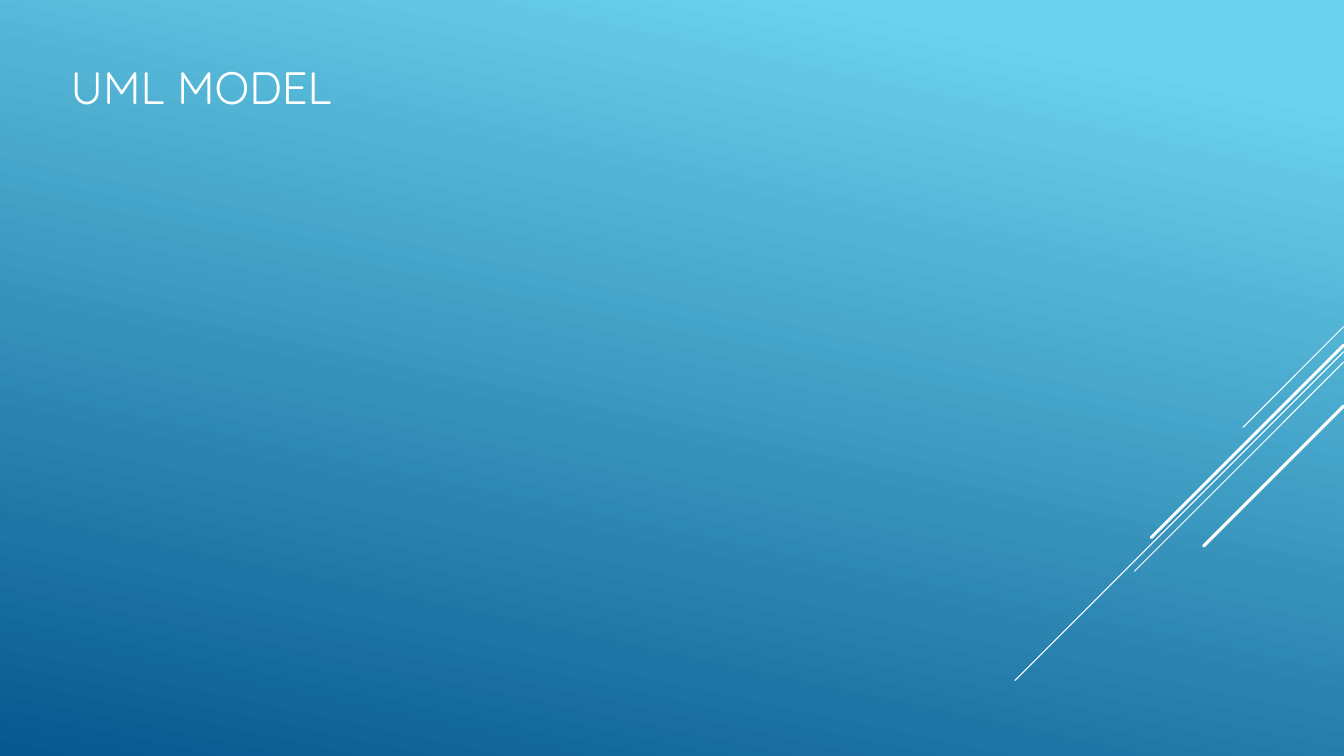
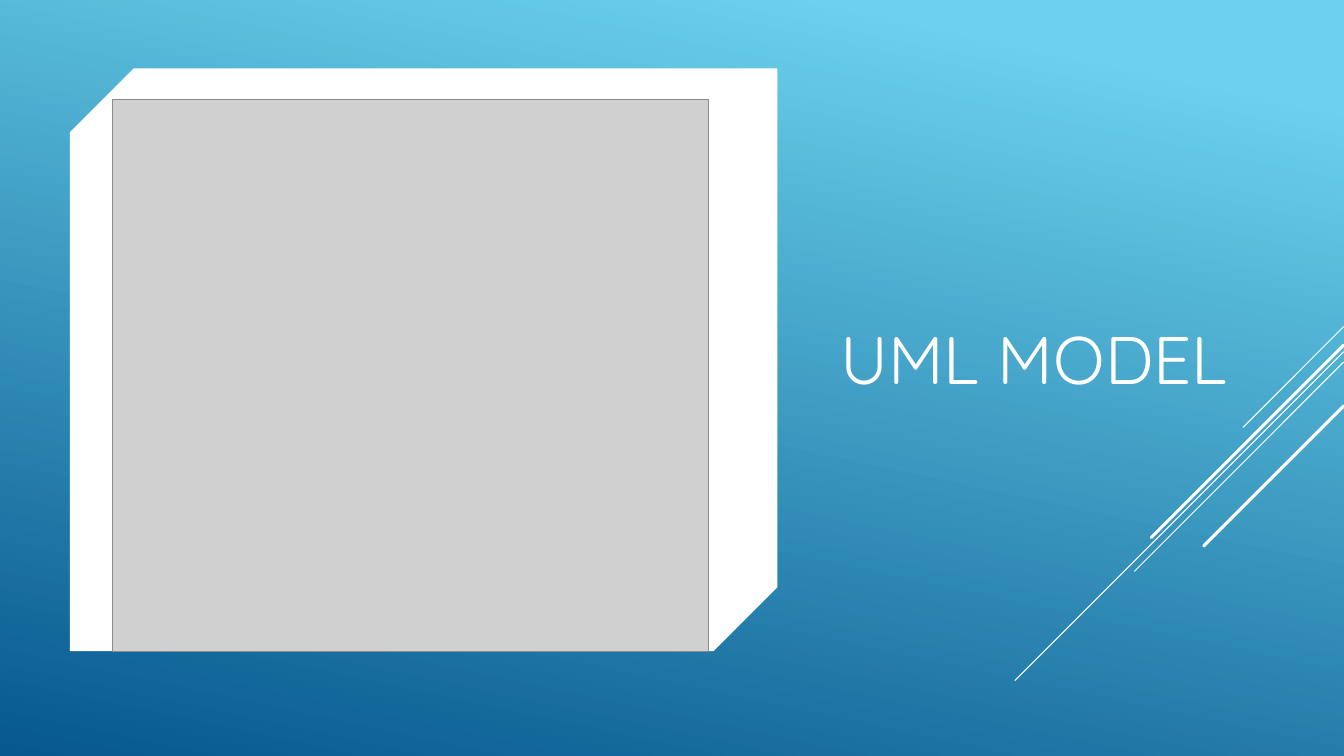
Before and after one commit to Mattiaman/EsseFunziona, a slide deck: slide 3 of EsseFunziona/description/EsseFunziona.pptx. Drawn at 1344x756 pixels with LibreOffice and Linux fonts; fonts in the diff are those of the drawing; grey boxes stand for pictures. Boxes give left, top, right and bottom in pixels: in the first picture for what was removed or moved away, otherwise in the second. Text is boxed around its words. In the diff, an @@ line names an element or a change of style, - is before the commit and + after.

```diff
--- a/EsseFunziona/description/EsseFunziona.pptx
+++ b/EsseFunziona/description/EsseFunziona.pptx
@@ background gradient #6ED2EB to #06588E to #FFFFFF @@
@@ rectangle added at [0,0,1344,756], fill gradient #6ED2EB to #06588E @@
@@ line added from (1344, 10) to (674, 681), #000000 1 pt @@
@@ line added from (1344, 25) to (798, 572), #000000 1 pt @@
@@ line added from (1344, 4) to (809, 538), #000000 2.5 pt @@
@@ line added from (1327, 1) to (907, 421), #000000 1 pt @@
@@ snip diag rect added at [70,69,777,651], fill #FFFFFF @@
@@ title "UML MODEL": place and size @@
-title "UML MODEL" at [71,72,332,105]
+title "UML MODEL" at [840,336,1227,385]
@@ title "UML MODEL" at [840,336,1227,385]: size 32.4 to 48 pt; vertical alignment middle to bottom @@
@@ line added from (1344, 68) to (865, 546), #000000 2.5 pt @@
@@ picture added at [113,100,709,651] @@
@@ line (1344, 352) - (1015, 681): stroke #FFFFFF 0.75 pt to #000000 0.75 pt @@
@@ line added from (1344, 352) to (1015, 681), #FFFFFF 0.75 pt @@
@@ line (1344, 345) - (1151, 537): stroke #FFFFFF 2.25 pt to #000000 2.25 pt @@
@@ line added from (1344, 345) to (1151, 537), #FFFFFF 2.25 pt @@
@@ line (1344, 362) - (1135, 572): stroke #FFFFFF 0.75 pt to #000000 0.75 pt @@
@@ line added from (1344, 362) to (1135, 572), #FFFFFF 0.75 pt @@
```
Also in this commit, not shown: 8 other slides changed, 17 other files.
